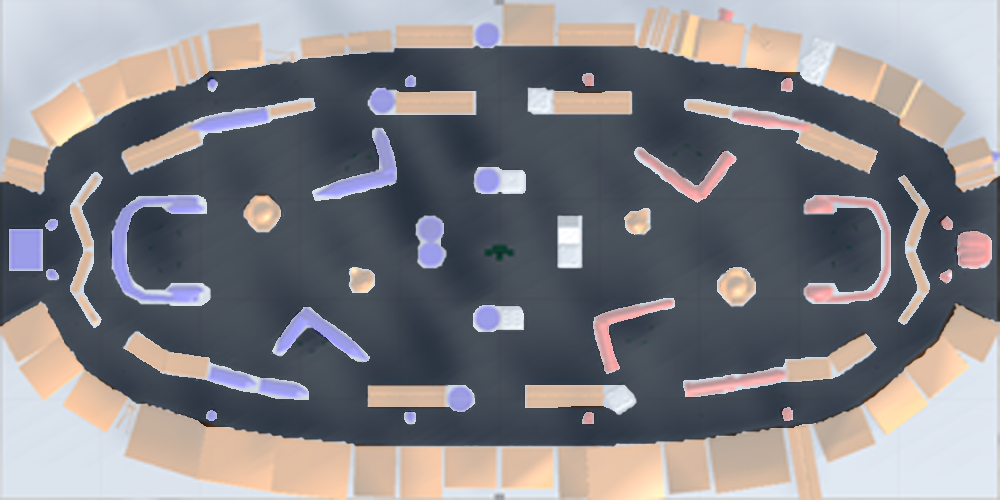
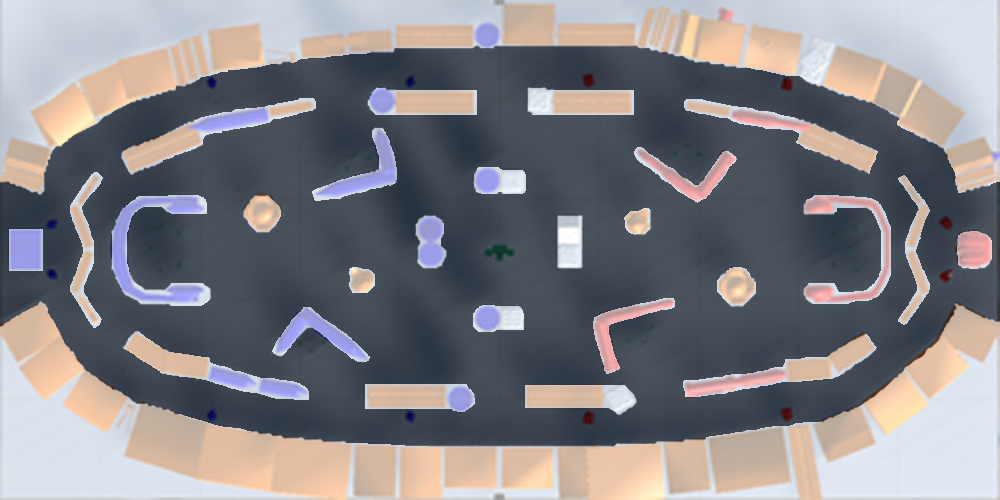
Before/after of a 1000 × 500 layered artwork. What changed in the layer stack:
painted on "레이어 0" over [45, 67, 1000, 447]
